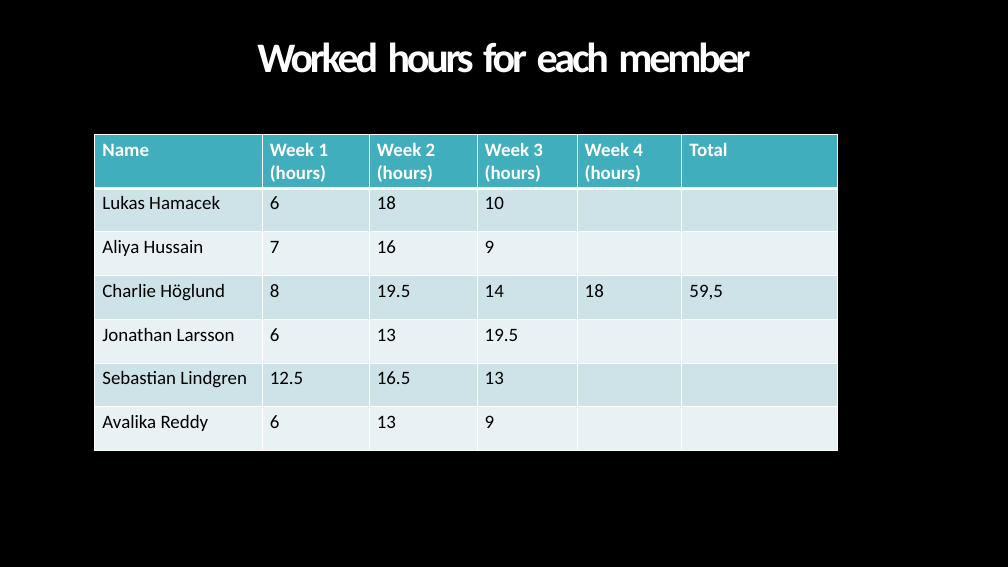
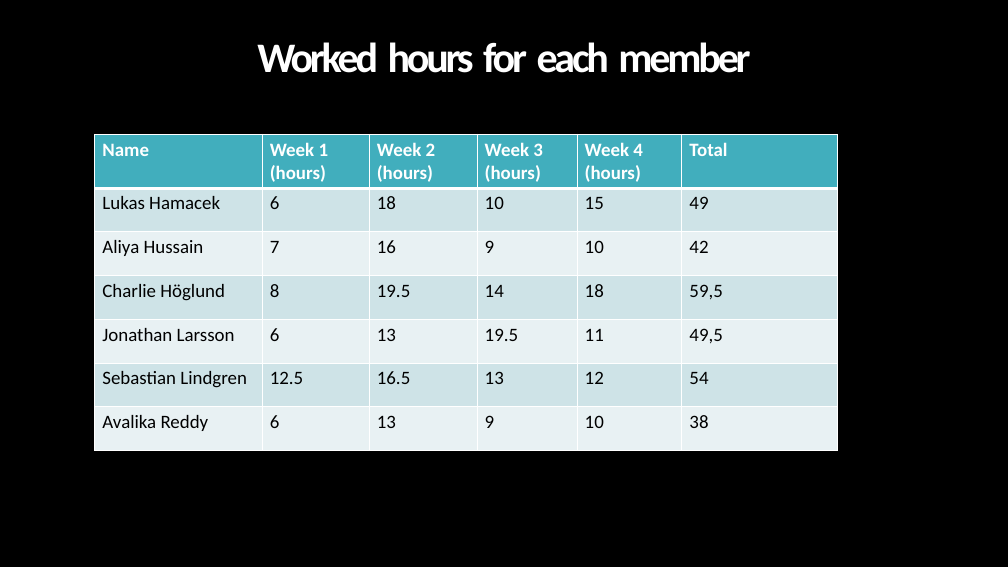
Before and after one commit to jontelarsson94/DVA313-Solar-Energy, a slide deck: slide 5 of project meeting slides/project meeting 5.pptx. Drawn at 1008x567 pixels with LibreOffice and Linux fonts; fonts in the diff are those of the drawing; background and template pictures are left out. Boxes give left, top, right and bottom in pixels: in the first picture for what was removed or moved away, otherwise in the second. Text is boxed around its words. In the diff, an @@ line names an element or a change of style, - is before the commit and + after.

Commit message:
slides 2016-12-05

```diff
--- a/project meeting slides/project meeting 5.pptx
+++ b/project meeting slides/project meeting 5.pptx
@@ table at (95,135,837,450) @@
-row 2, column 5: 
+row 2, column 5: 15
-row 2, column 6: 
+row 2, column 6: 49
-row 3, column 5: 
+row 3, column 5: 10
-row 3, column 6: 
+row 3, column 6: 42
-row 5, column 5: 
+row 5, column 5: 11
-row 5, column 6: 
+row 5, column 6: 49,5
-row 6, column 5: 
+row 6, column 5: 12
-row 6, column 6: 
+row 6, column 6: 54
-row 7, column 5: 
+row 7, column 5: 10
-row 7, column 6: 
+row 7, column 6: 38
```
Also in this commit, not shown: 4 other slides changed.
